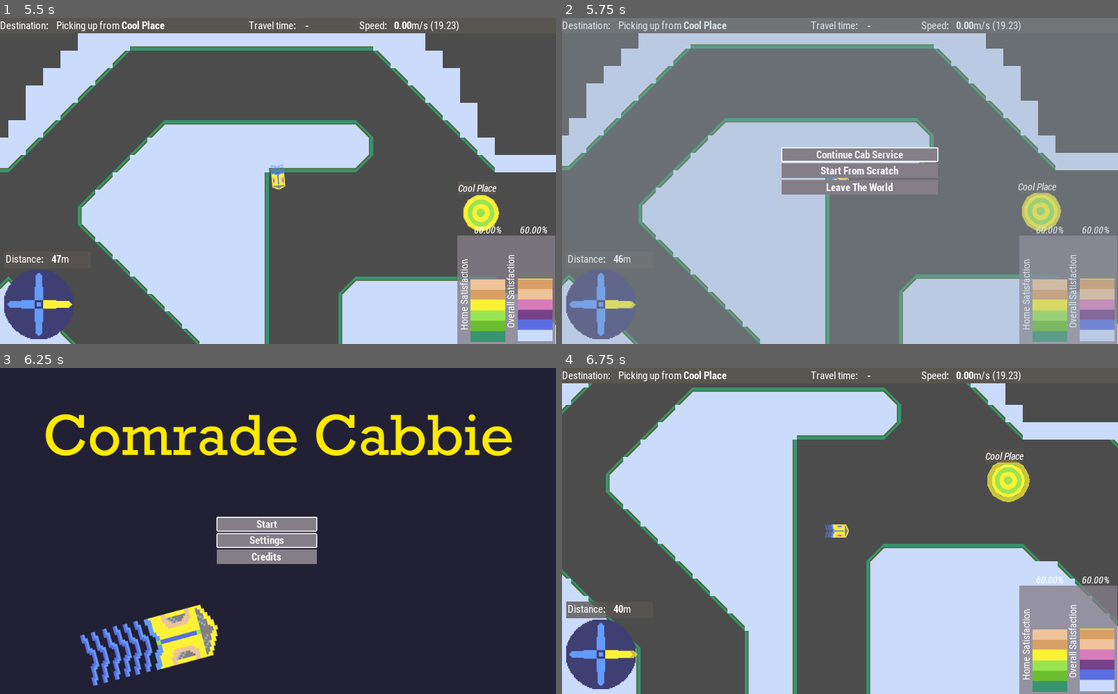
Above: before the commit, frames 1-4 (two rows, left to right).
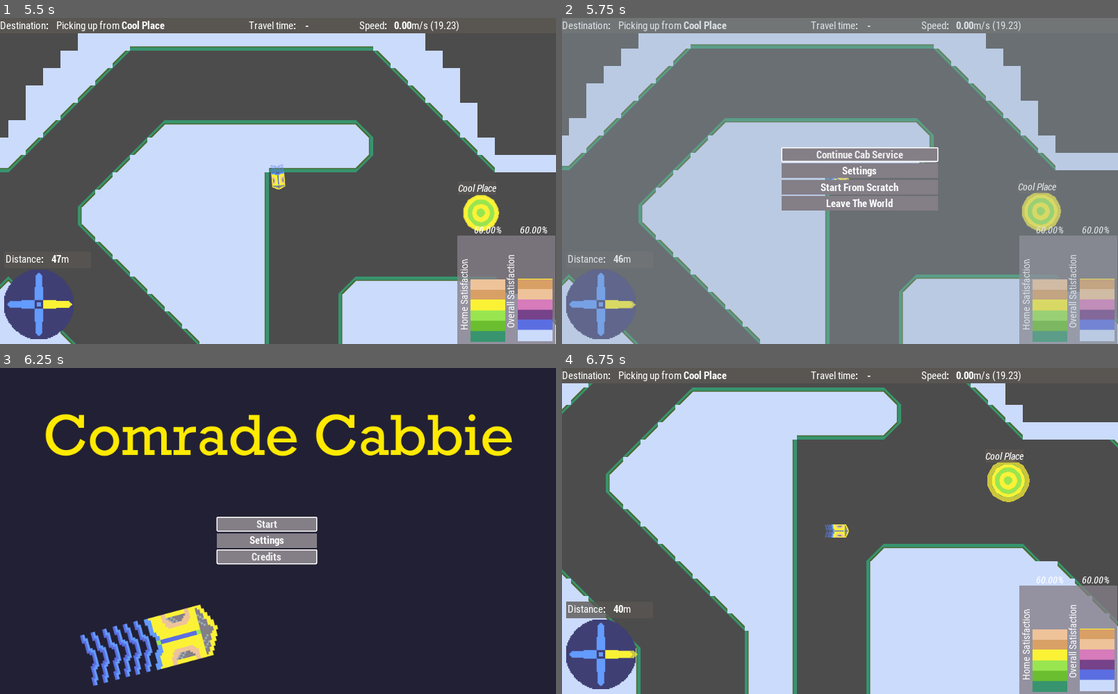
Above: after the commit, the same moments.

Repository: broquaint/comrade-cabbie
Game: Godot game, scene res://Root.tscn
The game is run twice, just before and just after one commit, with the same random seed, the same clock (stepped at 60 frames per second) and the same inputs.
Inputs:
- Up to frame 1 (5.5 s): click "Settings" at 0.5 s; click "Start" at 1.25 s; tap Enter at 2 s; hold Right (move_right) 2.03-2.78 s; hold Left (move_left) 2.78-3.53 s; hold Right (move_right) 3.53-4.28 s; hold Up (move_up) 4.28-5.03 s; hold Left (move_left) from 5.03 s (still down)
- Up to frame 2 (5.75 s): keep holding Left (move_left); tap Escape (pause) at 5.65 s
- Up to frame 3 (6.25 s): release Left (move_left) at 5.75 s; click "Leave The World" at 5.75 s
- Up to frame 4 (6.75 s): click "Start" at 6.5 s

Frame 1 is identical in both runs. In frame 2, 1.6% of the frame differs, in the area x 39-68%, y 45-60%; in frame 3, 0.3%; in frame 4, nothing differs.

Commit message:
Implement a settings menu
I like the music, but it might drive me a bit crazy.

Diff:
--- a/HUD.tscn
+++ b/HUD.tscn
@@ -367,26 +367,71 @@
 
 [node name="Resume" type="Button" parent="PauseMenu"]
 margin_right = 289.0
-margin_bottom = 22.0
+margin_bottom = 27.0
 focus_neighbour_top = NodePath("../Leave")
+focus_neighbour_bottom = NodePath("../Settings")
+text = "Continue Cab Service"
+
+[node name="Settings" type="Button" parent="PauseMenu"]
+margin_top = 31.0
+margin_right = 289.0
+margin_bottom = 58.0
+focus_neighbour_top = NodePath("../Resume")
 focus_neighbour_bottom = NodePath("../Restart")
-text = "Continue Cab Service"
+text = "Settings"
 
 [node name="Restart" type="Button" parent="PauseMenu"]
-margin_top = 26.0
-margin_right = 289.0
-margin_bottom = 48.0
-focus_neighbour_top = NodePath("../Resume")
+margin_top = 62.0
+margin_right = 289.0
+margin_bottom = 89.0
+focus_neighbour_top = NodePath("../Settings")
 focus_neighbour_bottom = NodePath("../Leave")
 text = "Start From Scratch"
 
 [node name="Leave" type="Button" parent="PauseMenu"]
-margin_top = 52.0
-margin_right = 289.0
-margin_bottom = 74.0
+margin_top = 93.0
+margin_right = 289.0
+margin_bottom = 120.0
 focus_neighbour_top = NodePath("../Restart")
 focus_neighbour_bottom = NodePath("../Resume")
 text = "Leave The World"
+
+[node name="SettingsMenu" type="VBoxContainer" parent="."]
+pause_mode = 2
+visible = false
+margin_left = 404.307
+margin_top = 237.572
+margin_right = 693.307
+margin_bottom = 326.572
+theme = ExtResource( 20 )
+__meta__ = {
+"_edit_group_": true
+}
+
+[node name="Music" type="CheckBox" parent="SettingsMenu"]
+margin_right = 289.0
+margin_bottom = 27.0
+focus_neighbour_top = NodePath("../Back")
+focus_neighbour_bottom = NodePath("../SFX")
+pressed = true
+text = "Toggle Music"
+
+[node name="SFX" type="CheckBox" parent="SettingsMenu"]
+margin_top = 31.0
+margin_right = 289.0
+margin_bottom = 58.0
+focus_neighbour_top = NodePath("../Music")
+focus_neighbour_bottom = NodePath("../Back")
+pressed = true
+text = "Toggle SFX"
+
+[node name="Back" type="Button" parent="SettingsMenu"]
+margin_top = 62.0
+margin_right = 289.0
+margin_bottom = 89.0
+focus_neighbour_top = NodePath("../SFX")
+focus_neighbour_bottom = NodePath("../Music")
+text = "Back"
 
 [node name="Title" type="Sprite" parent="."]
 pause_mode = 2
--- a/PauseMenu.gd
+++ b/PauseMenu.gd
@@ -2,8 +2,15 @@
 
 func _ready():
 	$Resume.connect('pressed', self, 'resume_game')
+	$Settings.connect('pressed', self, 'show_settings')
 	$Restart.connect('pressed', self, 'restart_game')
 	$Leave.connect('pressed', self, 'leave_game')
+	$'../SettingsMenu/Music'.connect('pressed', self, 'toggle_music')
+	$'../SettingsMenu/SFX'.connect('pressed', self, 'toggle_sfx')
+	$'../SettingsMenu/Back'.connect('pressed', self, 'leave_settings')
+
+func root():
+	return get_node('/root/Root')
 
 func _process(_delta):
 	if Input.is_action_just_pressed('pause'):
@@ -26,14 +33,30 @@
 	get_node('%PauseOverlay').hide()
 	GameState.current_state = GameState.States.PLAYING
 
+func show_settings():
+	hide()
+	$'../SettingsMenu'.show()
+	$'../SettingsMenu/Music'.grab_focus()
+
 func restart_game():
 	GameState.initialize()
-	get_node('/root/Root').setup()
+	root().setup()
 	resume_game()
 
 func leave_game():
 	GameState.initialize()
-	get_node('/root/Root').setup()
+	root().setup()
 	hide()
 	get_node('%PauseOverlay').hide()
 	$"../TitleMenu".show_title()
+
+func toggle_music():
+	root().toggle_music()
+
+func toggle_sfx():
+	root().toggle_sfx()
+
+func leave_settings():
+	$'../SettingsMenu'.hide()
+	show()
+	$Settings.grab_focus()
--- a/Player.gd
+++ b/Player.gd
@@ -123,6 +123,9 @@
 		velocity = velocity.normalized() * max_speed
 
 	velocity = move_and_slide(velocity)
+
+func toggle_sfx():
+	$ShipSound.volume_db = -10.0 if $ShipSound.volume_db != -80.0 else -80.0
 
 func _ready():
 	$Decelerating.connect('timeout', self, 'now_decelerating')
--- a/Player.tscn
+++ b/Player.tscn
@@ -39,4 +39,5 @@
 one_shot = true
 
 [node name="ShipSound" type="AudioStreamPlayer" parent="."]
+bus = "SFX"
 script = ExtResource( 5 )
--- a/Root.gd
+++ b/Root.gd
@@ -60,6 +60,14 @@
 	fade_in.start()
 	$SoundTrack.play()
 
+func toggle_music():
+	var music_bus = AudioServer.get_bus_index("Master")
+	AudioServer.set_bus_mute(music_bus, not AudioServer.is_bus_mute(music_bus))
+
+func toggle_sfx():
+	var sfx_bus = AudioServer.get_bus_index("SFX")
+	AudioServer.set_bus_mute(sfx_bus, not AudioServer.is_bus_mute(sfx_bus))
+
 func _build_points():
 	for kid in get_children():
 		if "Asteroid" in kid.name:
--- a/Root.tscn
+++ b/Root.tscn
@@ -73,7 +73,9 @@
 script = ExtResource( 3 )
 
 [node name="SoundTrack" type="AudioStreamPlayer" parent="."]
+pause_mode = 2
 stream = ExtResource( 10 )
+volume_db = -80.0
 bus = "Music"
 
 [node name="FadeIn" type="Tween" parent="SoundTrack"]
--- a/default_bus_layout.tres
+++ b/default_bus_layout.tres
@@ -6,6 +6,10 @@
 pre_gain = 5.0
 drive = 0.6
 post_gain = 10.0
+
+[sub_resource type="AudioEffectLowPassFilter" id=4]
+resource_name = "LowPassFilter"
+cutoff_hz = 10000.0
 
 [resource]
 bus/1/name = "Music"
@@ -15,4 +19,12 @@
 bus/1/volume_db = 0.0
 bus/1/send = "Master"
 bus/1/effect/0/effect = SubResource( 3 )
-bus/1/effect/0/enabled = true
+bus/1/effect/0/enabled = false
+bus/1/effect/1/effect = SubResource( 4 )
+bus/1/effect/1/enabled = true
+bus/2/name = "SFX"
+bus/2/solo = false
+bus/2/mute = false
+bus/2/bypass_fx = false
+bus/2/volume_db = 0.0
+bus/2/send = "Master"
Not shown: 1 places in default_bus_layout.tres that only renumber resources
